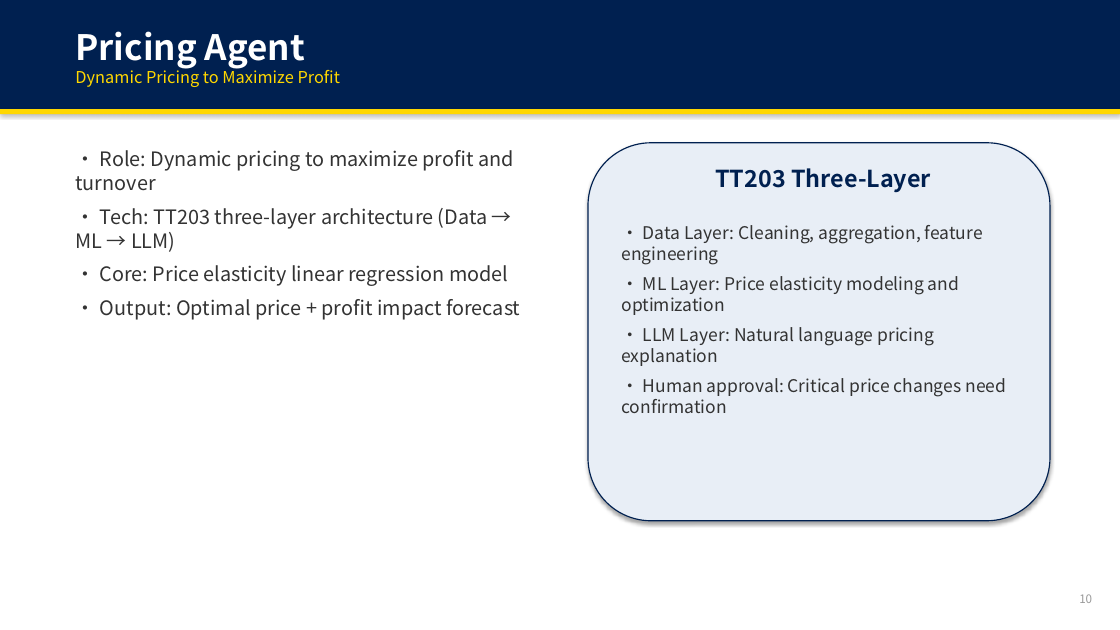
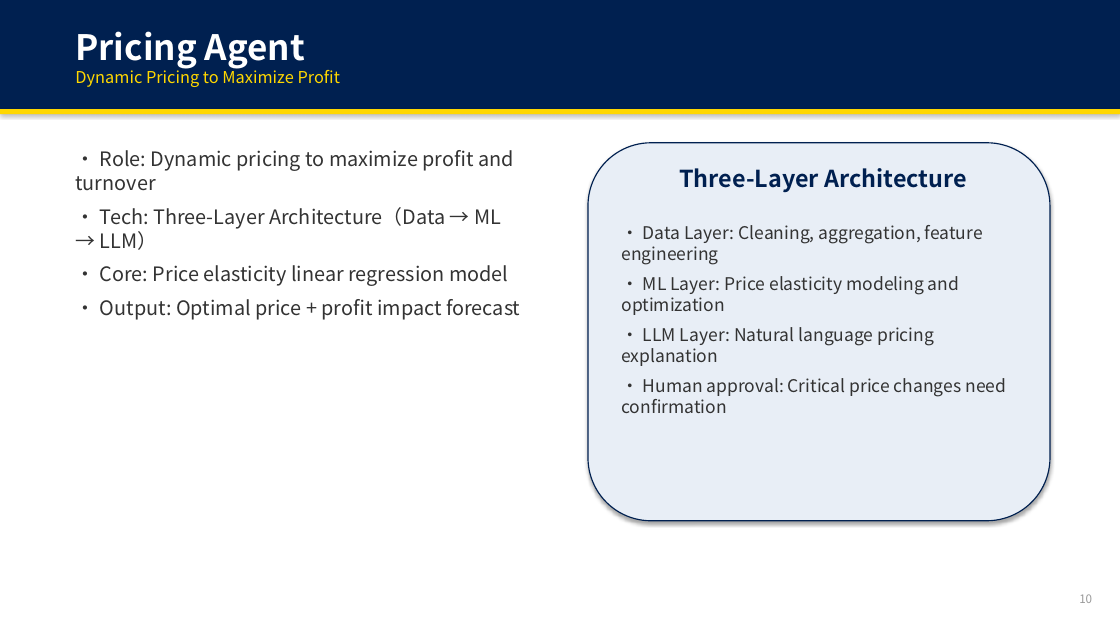
Before and after one commit to xurysky/AMA-Project-2026, a slide deck: slide 10 of AMA-终汇报-PPT-English.pptx. Drawn at 1120x630 pixels with LibreOffice and Linux fonts; fonts in the diff are those of the drawing. Boxes give left, top, right and bottom in pixels: in the first picture for what was removed or moved away, otherwise in the second. Text is boxed around its words. In the diff, an @@ line names an element or a change of style, - is before the commit and + after.

```diff
--- a/AMA-终汇报-PPT-English.pptx
+++ b/AMA-终汇报-PPT-English.pptx
@@ text at (x1=679, y1=168, x2=966, y2=193): text changed @@
-TT203 Three-Layer
+Three-Layer Architecture
@@ text at (x1=100, y1=207, x2=501, y2=250): text changed @@
-• Tech: TT203 three-layer architecture (Data → ML → LLM)
+• Tech: Three-Layer Architecture（Data → ML → LLM）
```
Also in this commit, not shown: 3 other slides changed, 3 other files.
